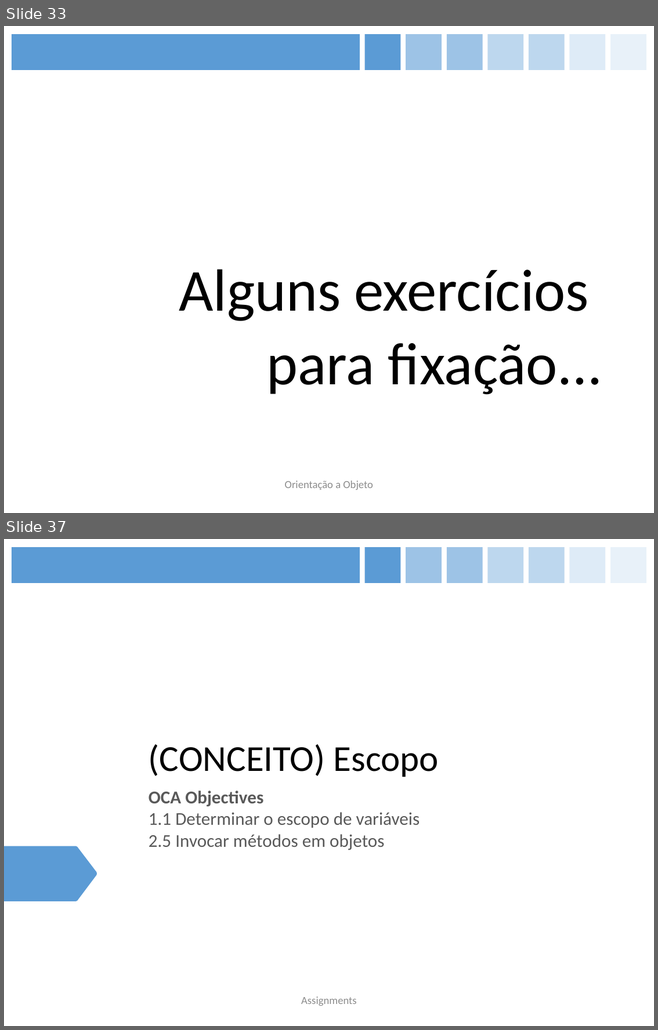
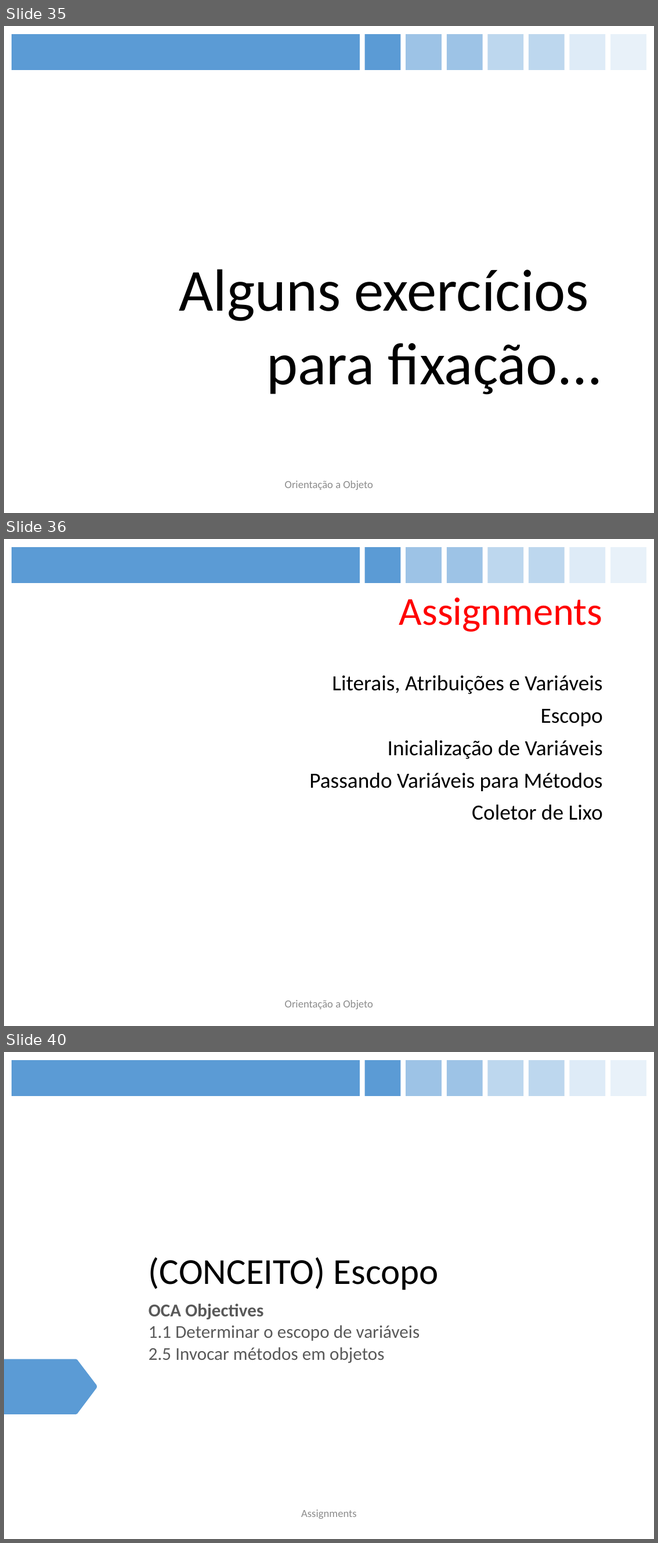
Before and after one commit to figueiredojrr/treinamentoJavaSeOcaAgosto, a slide deck: TreinamentoJavaSeOca/documentos/apresentação/OCA.pptx. Shown one above the other, each under a label of ours: slides 33 and 37 before the commit, slides 35, 36 and 40 after it; the slides between them are not shown. The pictures are 658x1030 and 658x1543 pixels, drawn with LibreOffice and Linux fonts; fonts in the diff are those of the drawing. Boxes give left, top, right and bottom in pixels: in the first picture for what was removed or moved away, otherwise in the second. Text is boxed around its words. In the diff, an @@ line names an element or a change of style, - is before the commit and + after.

```diff
--- a/TreinamentoJavaSeOca/documentos/apresentação/OCA.pptx
+++ b/TreinamentoJavaSeOca/documentos/apresentação/OCA.pptx
@@ slide 36 added at (4, 539, 654, 1026), background #FFFFFF; not listed: 8 template elements that a slide beside it also shows @@
@@ title added at (399, 598, 603, 632), 44 pt, text #FF0000 @@
+Assignments
@@ text added at (309, 675, 603, 820), 24 pt, text #000000 @@
+Literais, Atribuições e Variáveis
+Escopo
+Inicialização de Variáveis
+Passando Variáveis para Métodos
+Coletor de Lixo
@@ text added at (285, 1000, 373, 1009), 12 pt, text #8C8C8C @@
+Orientação a Objeto
@@ what was slide 33 is now slide 35 @@
@@ what was slide 37 is now slide 40 @@
```
Also in this commit, not shown: 4 slides changed, 8 other slides added.
